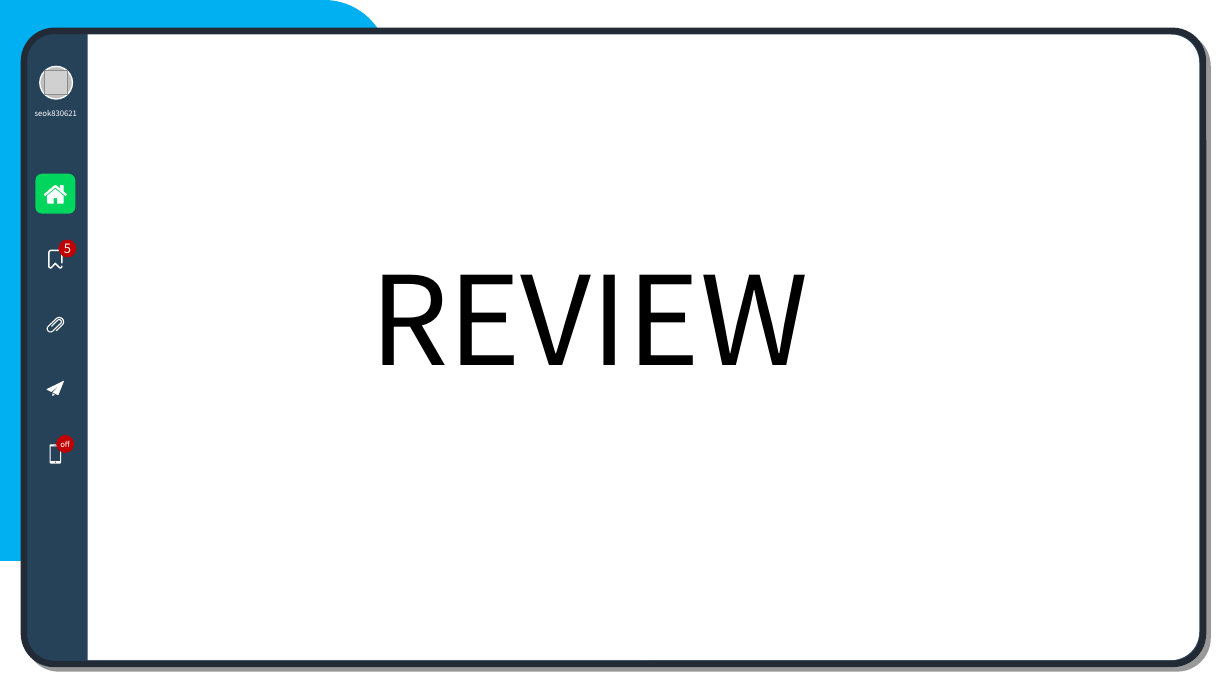
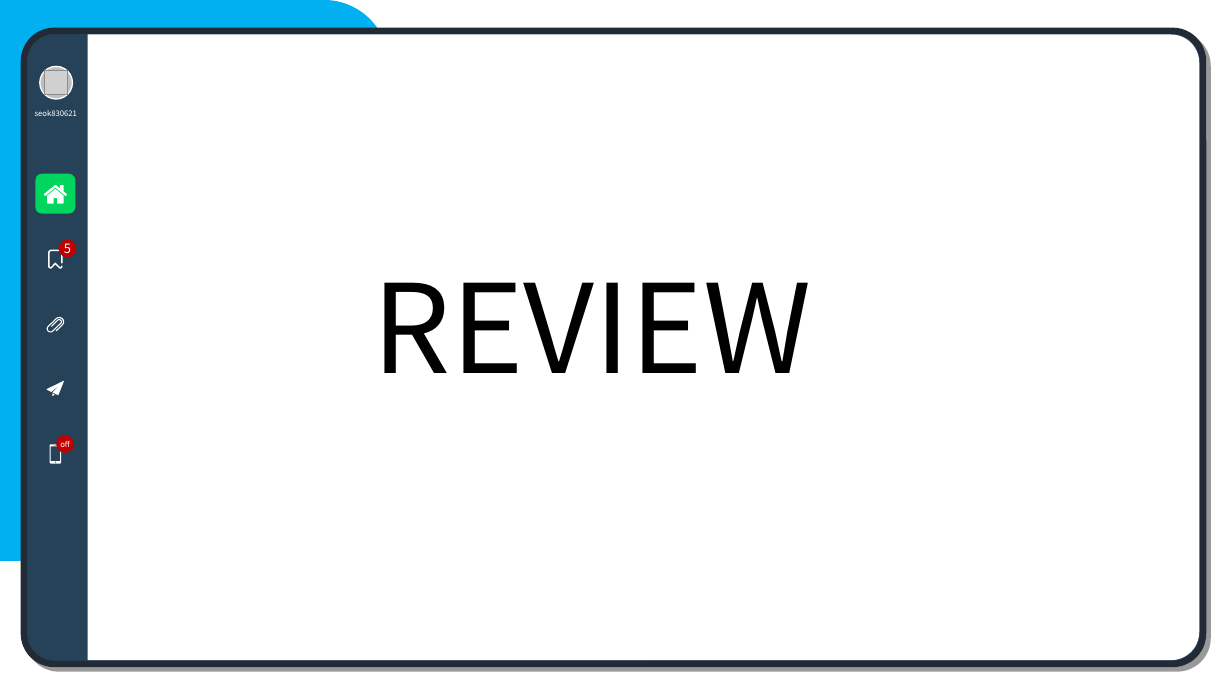
Before and after one commit to youinho/Sambank, a slide deck: slide 6 of src/main/webapp/resources/Project File/SamBank Project.pptx (slide 5 before the commit). Drawn at 1232x693 pixels with LibreOffice and Linux fonts; fonts in the diff are those of the drawing; grey boxes stand for pictures. Boxes give left, top, right and bottom in pixels: in the first picture for what was removed or moved away, otherwise in the second. Text is boxed around its words. In the diff, an @@ line names an element or a change of style, - is before the commit and + after.

```diff
--- a/src/main/webapp/resources/Project File/SamBank Project.pptx
+++ b/src/main/webapp/resources/Project File/SamBank Project.pptx
@@ text "REVIEW": place and size @@
-text "REVIEW" at (370, 274, 809, 365)
+text "REVIEW" at (373, 282, 812, 373)
```
Also in this commit, not shown: 5 other slides changed, 1 slide added, 1 slide removed.
